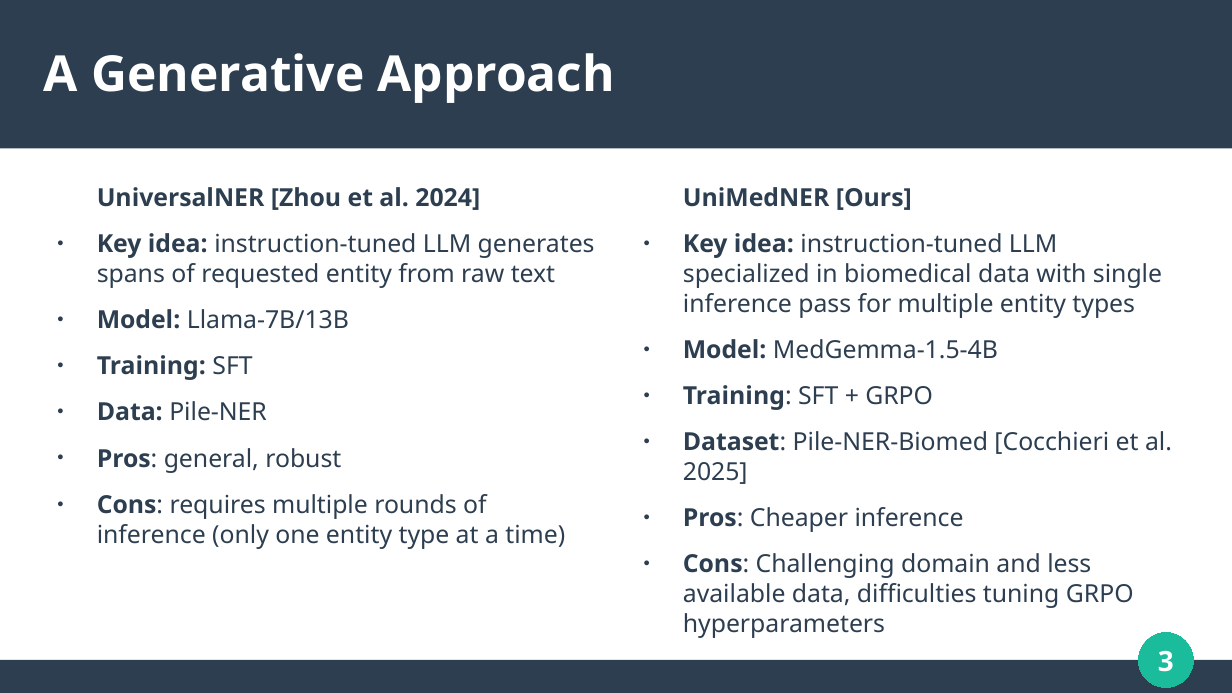
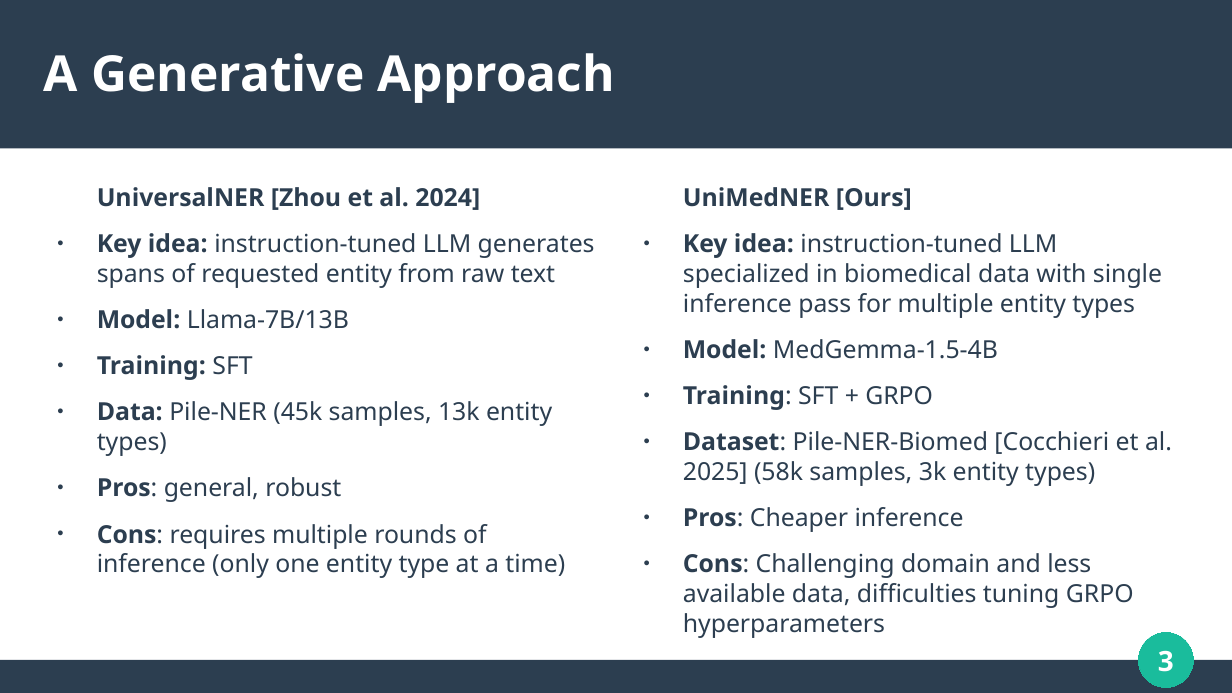
Before and after one commit to francescoriccardocrescenzi/UniversalMedNER, a slide deck: slide 3 of Presentation/Presentation.odp. Drawn at 1232x693 pixels with LibreOffice and Linux fonts; fonts in the diff are those of the drawing. Boxes give left, top, right and bottom in pixels: in the first picture for what was removed or moved away, otherwise in the second. Text is boxed around its words. In the diff, an @@ line names an element or a change of style, - is before the commit and + after.

```diff
--- a/Presentation/Presentation.odp
+++ b/Presentation/Presentation.odp
@@ text at (97,401,552,456): text changed @@
-● Data: Pile-NER
+● Data: Pile-NER (45k samples, 13k entity types)
@@ text at (683,431,1172,486): text changed @@
-● Dataset: Pile-NER-Biomed [Cocchieri et al. 2025]
+● Dataset: Pile-NER-Biomed [Cocchieri et al. 2025] (58k samples, 3k entity types)
```
Also in this commit, not shown: 4 other slides changed, 1 other file.
